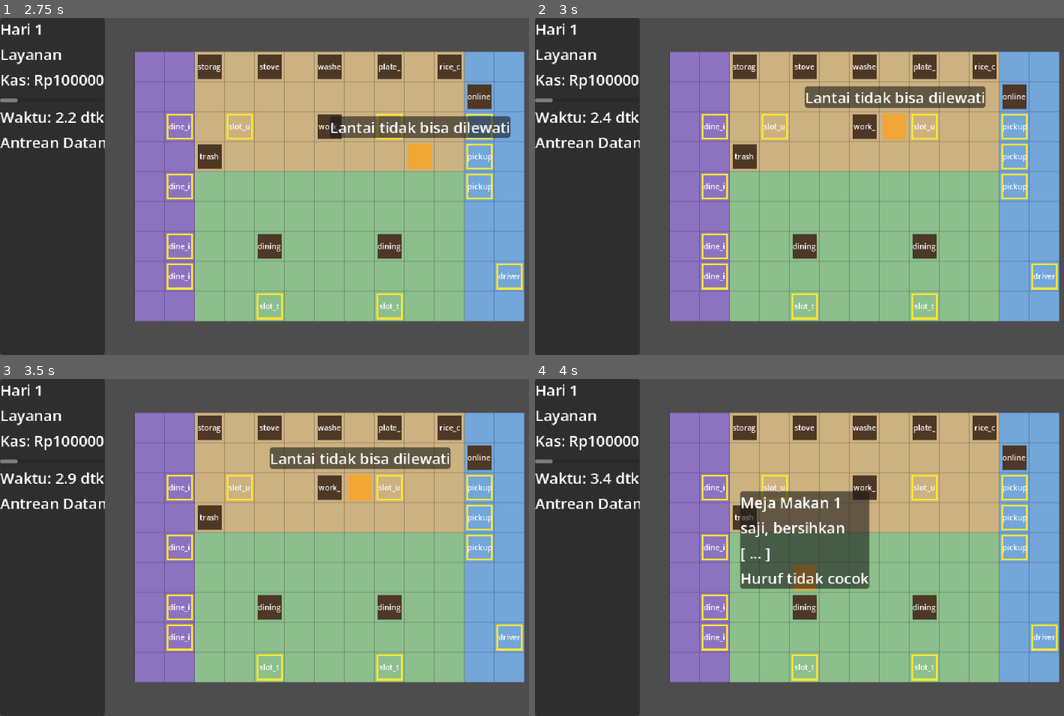
Above: before the commit, frames 1-4 (two rows, left to right).
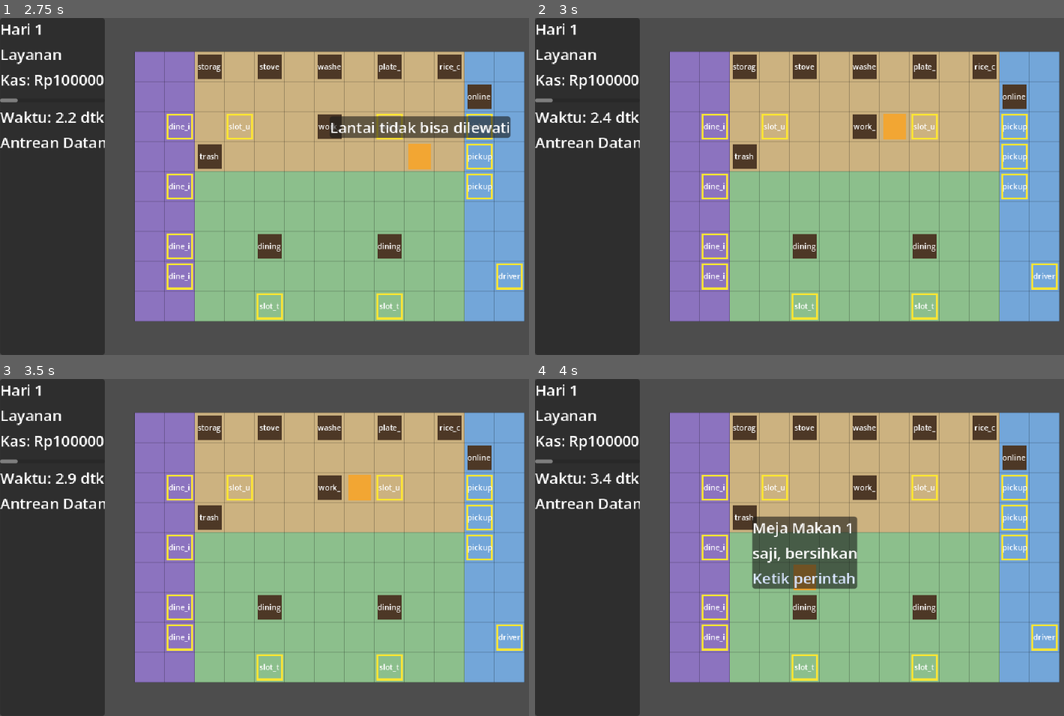
Above: after the commit, the same moments.

Repository: ahmadirfanmarufm/Ketik-Saji
Game: Godot game, scene res://scenes/main/game_root.tscn
Same seed, same stepped clock (60 frames per second), same inputs: the game is played once before the commit and once after it.
Inputs (mouse positions are in pixels of both pictures, inside the frame that each line leads up to):
- Up to frame 1 (2.75 s): click "Mulai Layanan" at 0.5 s; tap Enter at 1.25, 1.55, 2.1 s; move the mouse to (433, 169) at 1.27 s; tap Backspace at 1.35 s; click (433, 169) at 1.42 s; tap Space at 1.52, 1.82, 2, 2.27, 2.57 s; move the mouse to (179, 203) at 2.02 s; hold S from 2.03 s (still down); click (179, 203) at 2.17 s; tap Keypad Enter at 2.3 s
- Up to frame 2 (3 s): tap Enter at 2.75 s; move the mouse to (894, 112) at 2.77 s; release S at 2.78 s; tap Keypad Enter at 2.85 s; click (894, 112) at 2.92 s
- Up to frame 3 (3.5 s): tap Tab at 3.05 s
- Up to frame 4 (4 s): tap Space at 3.5, 3.77 s; move the mouse to (804, 614) at 3.52 s; tap Tab at 3.6 s; click (804, 614) at 3.67 s; tap Delete at 3.8 s

Frame 1 is identical in both runs. In frame 2, 2.2% of the frame differs, in the area x 50-86%, y 20-27%; in frame 3, 2.2%; in frame 4, 4.0%, in the area x 38-64%, y 33-63%.

Commit message:
feat: add keyboard command matching and typing preview

Diff:
--- a/scenes/ui/game_ui.tscn
+++ b/scenes/ui/game_ui.tscn
@@ -122,6 +122,11 @@
 layout_mode = 2
 mouse_filter = 2
 
+[node name="RemainingPromptLabel" type="Label" parent="UIRoot/InteractionDialogue/DialogueColumn"]
+visible = false
+layout_mode = 2
+mouse_filter = 2
+
 [node name="ContextMessage" type="Label" parent="UIRoot/InteractionDialogue/DialogueColumn"]
 visible = false
 layout_mode = 2
--- a/scripts/kitchen/kitchen_controller.gd
+++ b/scripts/kitchen/kitchen_controller.gd
@@ -10,6 +10,7 @@
 signal player_tile_changed(tile: Vector2i)
 signal selected_interactable_changed(target_id: StringName)
 signal command_prefix_changed(prefix: String)
+signal command_executed(command: StringName, target_id: StringName)
 signal action_feedback(code: StringName)
 signal kitchen_state_changed()
 
@@ -25,6 +26,8 @@
 var _player_tile: Vector2i = DEFAULT_START_TILE
 var _selected_target_id: StringName = &""
 var _accepted_prefix: String = ""
+var _last_executed_command: String = ""
+var _executed_command_count: int = 0
 
 var _held_item: Dictionary = {}
 var _work_table_items: Dictionary[StringName, Dictionary] = {}
@@ -173,24 +176,42 @@
 func accept_typed_character(character: String) -> bool:
 	if not _is_serving_phase():
 		return false
-	if character.length() != 1 or _selected_target_id == &"":
+	var normalized_char := character.strip_edges().to_lower()
+	if normalized_char.length() != 1 or _selected_target_id == &"":
 		return false
 	var allowed := get_allowed_commands_for_selected_target()
 	if allowed.is_empty():
 		action_feedback.emit(&"invalid_key")
 		return false
 
-	var candidate := (_accepted_prefix + character.to_lower())
+	var candidate := _accepted_prefix.to_lower() + normalized_char
+	var matched_any := false
+	var exact_match := ""
 	for cmd in allowed:
-		if cmd.begins_with(candidate):
-			_accepted_prefix = candidate
-			command_prefix_changed.emit(_accepted_prefix)
-			if cmd == _accepted_prefix:
-				clear_command_prefix()
-			return true
-
-	action_feedback.emit(&"invalid_key")
-	return false
+		var norm_cmd := cmd.strip_edges().to_lower()
+		if norm_cmd.begins_with(candidate):
+			matched_any = true
+			if norm_cmd == candidate and exact_match.is_empty():
+				exact_match = norm_cmd
+
+	if not matched_any:
+		action_feedback.emit(&"invalid_key")
+		return false
+
+	_accepted_prefix = candidate
+	command_prefix_changed.emit(_accepted_prefix)
+	if not exact_match.is_empty():
+		_execute_typed_command(exact_match)
+		clear_command_prefix()
+	return true
+
+
+func backspace_command_prefix() -> bool:
+	if _accepted_prefix.is_empty():
+		return false
+	_accepted_prefix = _accepted_prefix.left(_accepted_prefix.length() - 1)
+	command_prefix_changed.emit(_accepted_prefix)
+	return true
 
 
 func clear_command_prefix() -> void:
@@ -202,6 +223,14 @@
 
 func get_command_prefix() -> String:
 	return _accepted_prefix
+
+
+func get_last_executed_command() -> String:
+	return _last_executed_command
+
+
+func get_executed_command_count() -> int:
+	return _executed_command_count
 
 
 func get_allowed_commands_for_selected_target() -> Array[String]:
@@ -512,8 +541,16 @@
 func _set_selected_target(target_id: StringName) -> void:
 	if _selected_target_id == target_id:
 		return
+	clear_command_prefix()
 	_selected_target_id = target_id
 	selected_interactable_changed.emit(_selected_target_id)
+
+
+func _execute_typed_command(command: String) -> void:
+	_last_executed_command = command
+	_executed_command_count += 1
+	command_executed.emit(StringName(command), _selected_target_id)
+	kitchen_state_changed.emit()
 
 
 func _compute_available_capacity(storage_unit_id: StringName, ingredient_id: StringName) -> int:
--- a/scripts/ui/game_ui.gd
+++ b/scripts/ui/game_ui.gd
@@ -12,6 +12,8 @@
 const DIALOGUE_MARGIN: float = 4.0
 const SHAKE_DURATION: float = 0.12
 const SHAKE_OFFSET_PX: float = 4.0
+const PREFIX_HIGHLIGHT_COLOR: Color = Color(1.0, 0.92, 0.35, 1.0)
+const PREFIX_IDLE_COLOR: Color = Color(0.85, 0.90, 1.0, 1.0)
 
 const TARGET_LABELS: Dictionary[StringName, String] = {
 	&"storage_box": "Kotak Bahan",
@@ -94,6 +96,9 @@
 )
 @onready var prefix_prompt_label: Label = (
 	$UIRoot/InteractionDialogue/DialogueColumn/PrefixPromptLabel
+)
+@onready var remaining_prompt_label: Label = (
+	$UIRoot/InteractionDialogue/DialogueColumn/RemainingPromptLabel
 )
 @onready var context_message_label: Label = (
 	$UIRoot/InteractionDialogue/DialogueColumn/ContextMessage
@@ -198,12 +203,14 @@
 		_world_map.get_canvas_transform().affine_inverse() * canvas_pos
 	)
 	_release_button_focus_if_any()
+	_clear_feedback_state()
 	var hit_target_id := _hit_test_interactable(world_global_pos)
 	if hit_target_id != &"":
 		_kitchen_controller.on_interactable_clicked(hit_target_id)
 	else:
 		var cell := _world_map.global_to_cell(world_global_pos)
 		_kitchen_controller.on_floor_clicked(cell)
+	_refresh_dialogue()
 
 	if is_inside_tree() and get_viewport() != null:
 		get_viewport().set_input_as_handled()
@@ -223,20 +230,53 @@
 		return
 
 	if key_event.keycode == KEY_ESCAPE:
-		_feedback_code = &""
-		_feedback_text = ""
-		_shake_remaining = 0.0
+		_clear_feedback_state()
 		_kitchen_controller.clear_command_prefix()
 		_refresh_dialogue()
 		if is_inside_tree() and get_viewport() != null:
 			get_viewport().set_input_as_handled()
 		return
 
-	if key_event.unicode >= 32:
-		var ch := String.chr(key_event.unicode)
+	if key_event.keycode == KEY_BACKSPACE:
+		_clear_feedback_state()
+		_kitchen_controller.backspace_command_prefix()
+		_refresh_dialogue()
+		if is_inside_tree() and get_viewport() != null:
+			get_viewport().set_input_as_handled()
+		return
+
+	var ch := _extract_typed_character(key_event)
+	if not ch.is_empty():
 		_kitchen_controller.accept_typed_character(ch)
 		if is_inside_tree() and get_viewport() != null:
 			get_viewport().set_input_as_handled()
+
+
+func _extract_typed_character(key_event: InputEventKey) -> String:
+	if key_event == null:
+		return ""
+	if (
+		key_event.keycode == KEY_ENTER
+		or key_event.keycode == KEY_KP_ENTER
+		or key_event.keycode == KEY_TAB
+		or key_event.keycode == KEY_SPACE
+		or key_event.keycode == KEY_DELETE
+	):
+		return ""
+	if key_event.unicode > 32 and key_event.unicode != 127:
+		return String.chr(key_event.unicode).to_lower()
+	var kc: int = key_event.keycode
+	if kc == KEY_NONE:
+		kc = key_event.physical_keycode
+	if kc >= KEY_A and kc <= KEY_Z:
+		return String.chr(kc).to_lower()
+	return ""
+
+
+func _clear_feedback_state() -> void:
+	_feedback_code = &""
+	_feedback_text = ""
+	_shake_remaining = 0.0
 
 
 func _connect_ui_buttons() -> void:
@@ -337,9 +377,7 @@
 
 
 func _on_phase_changed(_phase: int, _day_index: int) -> void:
-	_feedback_code = &""
-	_feedback_text = ""
-	_shake_remaining = 0.0
+	_clear_feedback_state()
 	_refresh_all()
 
 
@@ -348,16 +386,12 @@
 
 
 func _on_selected_interactable_changed(_target_id: StringName) -> void:
-	_feedback_code = &""
-	_feedback_text = ""
-	_shake_remaining = 0.0
+	_clear_feedback_state()
 	_refresh_dialogue()
 
 
 func _on_command_prefix_changed(_prefix: String) -> void:
-	_feedback_code = &""
-	_feedback_text = ""
-	_shake_remaining = 0.0
+	_clear_feedback_state()
 	_refresh_dialogue()
 
 
@@ -489,7 +523,7 @@
 	var is_serving := (phase == SharedTypes.Phase.SERVING)
 	if is_serving and not allowed.is_empty():
 		allowed_commands_label.visible = true
-		allowed_commands_label.text = ", ".join(allowed)
+		allowed_commands_label.text = _format_allowed_commands(prefix, allowed)
 	else:
 		allowed_commands_label.visible = false
 		allowed_commands_label.text = ""
@@ -497,9 +531,22 @@
 	if is_serving and (not allowed.is_empty() or not prefix.is_empty()):
 		prefix_prompt_label.visible = true
 		prefix_prompt_label.text = _format_prefix_prompt(prefix, allowed)
+		prefix_prompt_label.modulate = (
+			PREFIX_HIGHLIGHT_COLOR if not prefix.is_empty() else PREFIX_IDLE_COLOR
+		)
 	else:
 		prefix_prompt_label.visible = false
 		prefix_prompt_label.text = ""
+		prefix_prompt_label.modulate = PREFIX_IDLE_COLOR
+
+	if remaining_prompt_label != null:
+		var remaining_text := _format_remaining_preview(prefix, allowed)
+		if is_serving and not remaining_text.is_empty():
+			remaining_prompt_label.visible = true
+			remaining_prompt_label.text = remaining_text
+		else:
+			remaining_prompt_label.visible = false
+			remaining_prompt_label.text = ""
 
 	if not _feedback_text.is_empty():
 		context_message_label.visible = true
@@ -511,17 +558,47 @@
 	_update_dialogue_position()
 
 
+func _format_allowed_commands(prefix: String, allowed: Array[String]) -> String:
+	if prefix.is_empty():
+		return ", ".join(allowed)
+
+	var norm_prefix := prefix.to_lower()
+	var formatted: PackedStringArray = []
+	for cmd in allowed:
+		var norm_cmd := cmd.strip_edges().to_lower()
+		if norm_cmd.begins_with(norm_prefix):
+			var typed_part := norm_cmd.left(norm_prefix.length())
+			var rest_part := norm_cmd.substr(norm_prefix.length())
+			formatted.append("[%s]%s" % [typed_part, rest_part])
+		else:
+			formatted.append(norm_cmd)
+	return ", ".join(formatted)
+
+
 func _format_prefix_prompt(prefix: String, allowed: Array[String]) -> String:
 	if prefix.is_empty():
 		if allowed.size() == 1:
-			return "[ %s ]" % allowed[0]
-		return "[ ... ]"
-
+			return "Ketik: %s" % allowed[0].strip_edges().to_lower()
+		return "Ketik perintah"
+	return "Ketik: [%s]" % prefix.to_lower()
+
+
+func _format_remaining_preview(prefix: String, allowed: Array[String]) -> String:
+	if prefix.is_empty():
+		return ""
+
+	var norm_prefix := prefix.to_lower()
+	var remainders: PackedStringArray = []
 	for cmd in allowed:
-		if cmd.begins_with(prefix):
-			var remainder := cmd.substr(prefix.length())
-			return "[ %s%s ]" % [prefix.to_upper(), remainder]
-	return "[ %s ]" % prefix.to_upper()
+		var norm_cmd := cmd.strip_edges().to_lower()
+		if norm_cmd.begins_with(norm_prefix):
+			var rem := norm_cmd.substr(norm_prefix.length())
+			if not rem.is_empty():
+				remainders.append(rem)
+
+	if remainders.is_empty():
+		return ""
+	return "Ketik berikutnya: %s" % " / ".join(remainders)
 
 
 func _update_dialogue_position() -> void:
--- a/tests/test_game_ui_m1.gd
+++ b/tests/test_game_ui_m1.gd
@@ -444,35 +444,53 @@
 		"stove selected in SERVING with allowed command goreng",
 		kitchen.get_selected_target_id() == &"stove"
 		and kitchen.get_allowed_commands_for_selected_target() == ["goreng"]
-	)
-
-	# Type 'g', 'o', 'r' -> prefix becomes "gor".
+		and ui.prefix_prompt_label.text == "Ketik: goreng"
+		and not ui.remaining_prompt_label.visible
+	)
+
+	# 1. Valid first character is accepted and updates live preview.
 	_send_key(ui, "g".unicode_at(0), KEY_G)
+	_check(
+		"valid first character g accepted with live preview",
+		kitchen.get_command_prefix() == "g"
+		and ui.prefix_prompt_label.text == "Ketik: [g]"
+		and ui.prefix_prompt_label.modulate == GameUI.PREFIX_HIGHLIGHT_COLOR
+		and ui.remaining_prompt_label.visible
+		and ui.remaining_prompt_label.text == "Ketik berikutnya: oreng"
+		and ui.allowed_commands_label.text == "[g]oreng"
+	)
+
+	# 2. Valid multi-character prefix ('g', 'o', 'r') is accepted.
 	_send_key(ui, "o".unicode_at(0), KEY_O)
 	_send_key(ui, "r".unicode_at(0), KEY_R)
 	_check(
 		"Unicode keys g, o, r accepted in SERVING",
 		kitchen.get_command_prefix() == "gor"
-		and ui.prefix_prompt_label.text == "[ GOReng ]"
+		and ui.prefix_prompt_label.text == "Ketik: [gor]"
+		and ui.remaining_prompt_label.visible
+		and ui.remaining_prompt_label.text == "Ketik berikutnya: eng"
+		and ui.allowed_commands_label.text == "[gor]eng"
 	)
 
 	# Key echo ('e' with echo=true) must be ignored.
 	_send_key(ui, "e".unicode_at(0), KEY_E, true)
 	_check("key echo ignored", kitchen.get_command_prefix() == "gor")
 
-	# Invalid key 'z' while prefix is "gor" shows feedback; Escape clears both prefix and feedback.
+	# 4 & 6. Invalid key 'z' while prefix is "gor" shows feedback; Escape clears prefix/feedback.
 	_send_key(ui, "z".unicode_at(0), KEY_Z)
 	_check(
 		"invalid key z with active prefix shows feedback and shake",
 		kitchen.get_command_prefix() == "gor"
 		and ui.context_message_label.visible
+		and ui.context_message_label.text == "Huruf tidak cocok"
 		and ui.is_shaking()
 	)
 	_send_key(ui, 0, KEY_ESCAPE)
 	_check(
 		"Escape clears command prefix and clears invalid-key feedback/shake",
 		kitchen.get_command_prefix() == ""
-		and ui.prefix_prompt_label.text == "[ goreng ]"
+		and ui.prefix_prompt_label.text == "Ketik: goreng"
+		and not ui.remaining_prompt_label.visible
 		and not ui.context_message_label.visible
 		and ui.context_message_label.text == ""
 		and not ui.is_shaking()
@@ -510,12 +528,56 @@
 	)
 	ui.set_modal_blocking(false)
 
-	# Typing full word "goreng" auto-executes and clears prefix without Enter.
+	# 3. Completing a valid command ("goreng") executes it exactly once and resets prefix/preview.
+	var exec_before := kitchen.get_executed_command_count()
 	for ch in ["g", "o", "r", "e", "n", "g"]:
 		_send_key(ui, ch.unicode_at(0))
 	_check(
-		"full word goreng auto-executes and clears prefix without Enter",
+		"full word goreng auto-executes exactly once and clears prefix/preview without Enter",
 		kitchen.get_command_prefix() == ""
+		and kitchen.get_executed_command_count() == exec_before + 1
+		and kitchen.get_last_executed_command() == "goreng"
+		and ui.prefix_prompt_label.text == "Ketik: goreng"
+		and not ui.remaining_prompt_label.visible
+	)
+
+	# 5, 7, 8, 9. Select rice_cooker at (480, 52) ("masak, nasi"):
+	# Test uppercase input ("M", "A"), live preview ("Ketik: [ma]", "Ketik berikutnya: sak"),
+	# Backspace editing, and target-switch prefix reset.
+	_send_left_click(ui, Vector2(480, 52))
+	_check(
+		"rice_cooker selected with masak, nasi and idle instruction",
+		kitchen.get_selected_target_id() == &"rice_cooker"
+		and ui.allowed_commands_label.text == "masak, nasi"
+		and ui.prefix_prompt_label.text == "Ketik perintah"
+		and not ui.remaining_prompt_label.visible
+	)
+	_send_key(ui, "M".unicode_at(0), KEY_M)
+	_send_key(ui, 0, KEY_A)
+	_check(
+		"uppercase and keycode-only input normalized to ma with Ketik berikutnya: sak",
+		kitchen.get_command_prefix() == "ma"
+		and ui.allowed_commands_label.text == "[ma]sak, nasi"
+		and ui.prefix_prompt_label.text == "Ketik: [ma]"
+		and ui.remaining_prompt_label.visible
+		and ui.remaining_prompt_label.text == "Ketik berikutnya: sak"
+	)
+	_send_key(ui, 0, KEY_BACKSPACE)
+	_check(
+		"Backspace removes one character to m with Ketik berikutnya: asak",
+		kitchen.get_command_prefix() == "m"
+		and ui.prefix_prompt_label.text == "Ketik: [m]"
+		and ui.remaining_prompt_label.text == "Ketik berikutnya: asak"
+	)
+
+	# 7. Switching targets clears incompatible typing state.
+	_send_left_click(ui, Vector2(288, 52))
+	_check(
+		"switching target from rice_cooker to stove clears active prefix and preview",
+		kitchen.get_selected_target_id() == &"stove"
+		and kitchen.get_command_prefix() == ""
+		and ui.prefix_prompt_label.text == "Ketik: goreng"
+		and not ui.remaining_prompt_label.visible
 	)
 
 	game_root.free()
@@ -539,8 +601,28 @@
 		ui.interaction_dialogue.visible
 		and ui.target_title_label.text == "Kotak Bahan"
 		and ui.allowed_commands_label.text == "ayam, beras, sapi, sayur, telur, tempe"
-		and ui.prefix_prompt_label.text == "[ ... ]"
-	)
+		and ui.prefix_prompt_label.text == "Ketik perintah"
+		and not ui.remaining_prompt_label.visible
+	)
+
+	# 10. Multiple matching command prefixes ("sa" -> sapi / sayur) show all alternatives clearly:
+	_send_key(ui, "s".unicode_at(0), KEY_S)
+	_send_key(ui, "a".unicode_at(0), KEY_A)
+	_check(
+		"shared prefix sa shows both sapi and sayur remaining suffixes without guessing",
+		ui.allowed_commands_label.text == "ayam, beras, [sa]pi, [sa]yur, telur, tempe"
+		and ui.prefix_prompt_label.text == "Ketik: [sa]"
+		and ui.remaining_prompt_label.visible
+		and ui.remaining_prompt_label.text == "Ketik berikutnya: pi / yur"
+	)
+	_send_key(ui, "y".unicode_at(0), KEY_Y)
+	_check(
+		"typing y disambiguates to sayur with Ketik berikutnya: ur",
+		ui.allowed_commands_label.text == "ayam, beras, sapi, [say]ur, telur, tempe"
+		and ui.prefix_prompt_label.text == "Ketik: [say]"
+		and ui.remaining_prompt_label.text == "Ketik berikutnya: ur"
+	)
+	_send_key(ui, 0, KEY_ESCAPE)
 
 	var box_rect := ui.interaction_dialogue.get_rect()
 	_check(
@@ -570,7 +652,7 @@
 		"dialogue follows online_station and stays within right viewport bound",
 		ui.target_title_label.text == "Stasiun Online"
 		and ui.allowed_commands_label.text == "terima"
-		and ui.prefix_prompt_label.text == "[ terima ]"
+		and ui.prefix_prompt_label.text == "Ketik: terima"
 		and online_rect.position.x >= ui.world_visible_rect.position.x
 		and online_rect.end.x <= ui.world_visible_rect.end.x
 		and online_rect.position.x > box_rect.position.x
Not shown, changed: docs/PROGRESS.md
